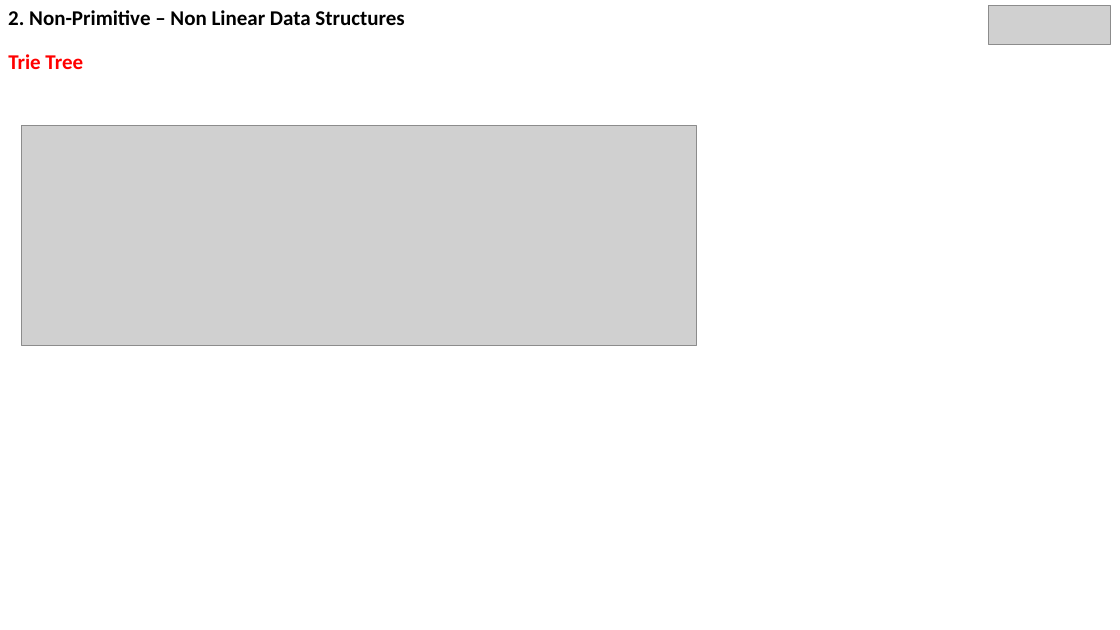
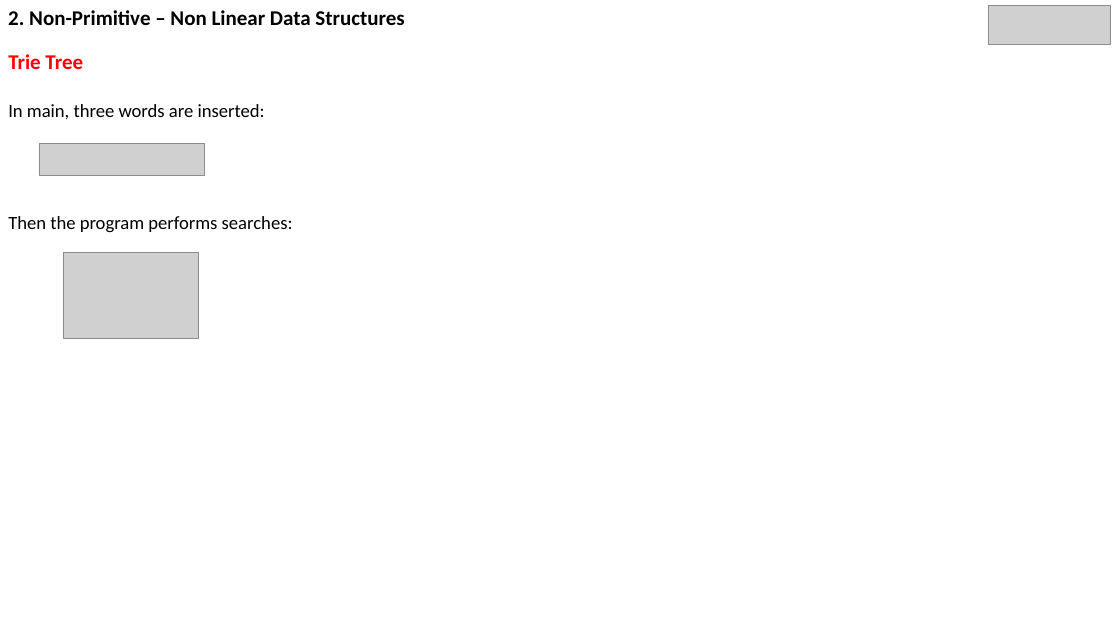
Before and after one commit to SMattaparthi-rgare/Non-Linear-Data-Structures-PPT, a slide deck: slide 49 of DataStructures3.pptx (slide 68 before the commit). Drawn at 1120x630 pixels with LibreOffice and Linux fonts; fonts in the diff are those of the drawing; grey boxes stand for pictures. Boxes give left, top, right and bottom in pixels: in the first picture for what was removed or moved away, otherwise in the second. Text is boxed around its words. In the diff, an @@ line names an element or a change of style, - is before the commit and + after.

```diff
--- a/DataStructures3.pptx
+++ b/DataStructures3.pptx
@@ text at (8, 104, 293, 233): paragraphs added @@
+In main, three words are inserted:
+Then the program performs searches:
@@ picture removed at (22, 126, 697, 345) @@
@@ picture added at (39, 143, 204, 176) @@
@@ picture added at (64, 252, 198, 338) @@
```
Also in this commit, not shown: 37 other slides changed, 7 slides added, 25 slides removed.
